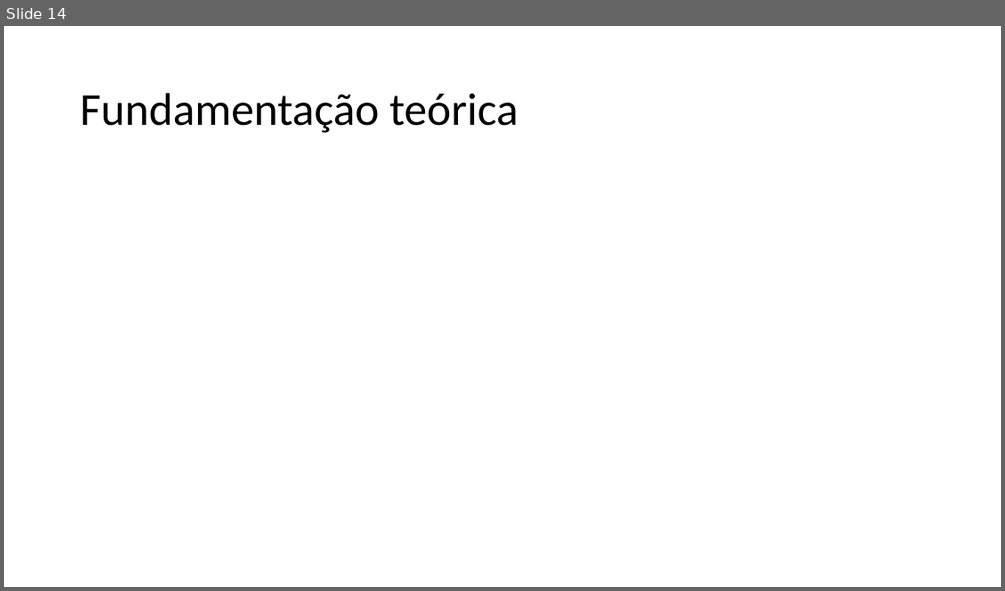
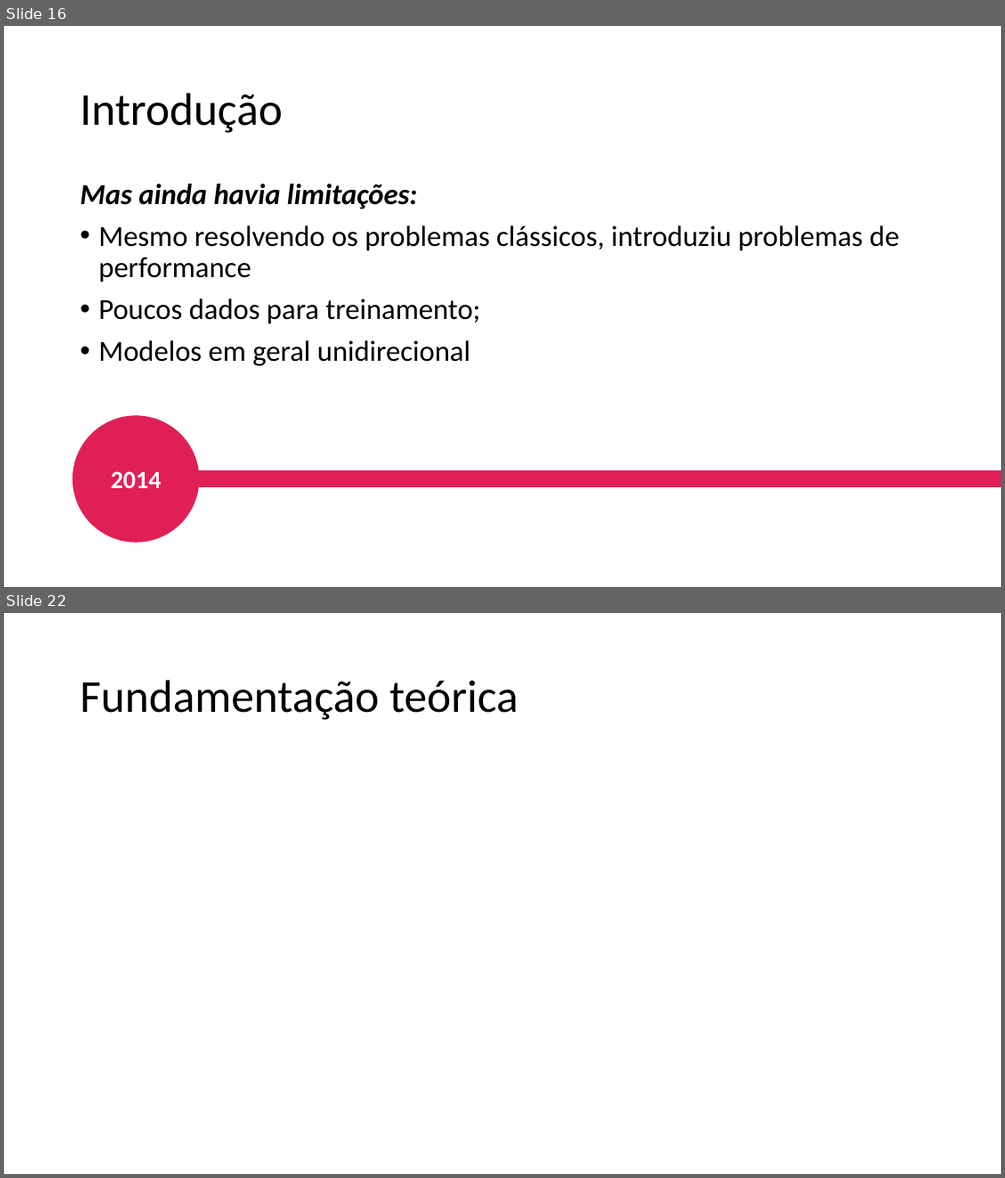
Before and after one commit to guerrato/guerrato_967_tp558, a slide deck: seminarios/ciclo 2/TP558_LoRA.pptx. Shown one above the other, each under a label of ours: slide 14 before the commit, slides 16 and 22 after it; the slides between them are not shown. The pictures are 1005x591 and 1005x1178 pixels, drawn with LibreOffice and Linux fonts; fonts in the diff are those of the drawing. Boxes give left, top, right and bottom in pixels: in the first picture for what was removed or moved away, otherwise in the second. Text is boxed around its words. In the diff, an @@ line names an element or a change of style, - is before the commit and + after.

```diff
--- a/seminarios/ciclo 2/TP558_LoRA.pptx
+++ b/seminarios/ciclo 2/TP558_LoRA.pptx
@@ slide 16 added at (4, 26, 1001, 587), background #FFFFFF @@
@@ title added at (80, 93, 283, 133), 44 pt, text #000000 @@
+Introdução
@@ text added at (80, 184, 898, 366), 28 pt, text #000000 @@
+Mas ainda havia limitações:
+• Mesmo resolvendo os problemas clássicos, introduziu problemas de performance
+• Poucos dados para treinamento;
+• Modelos em geral unidirecional
@@ ellipse added at (73, 416, 200, 543), fill #DF1F56, 24 pt, text #FFFFFF, bold @@
+2014
@@ line added from (175, 478) to (1001, 478), #DF1F56 16 pt @@
@@ what was slide 14 is now slide 22 @@
```
Also in this commit, not shown: 12 slides changed, 7 other slides added.
